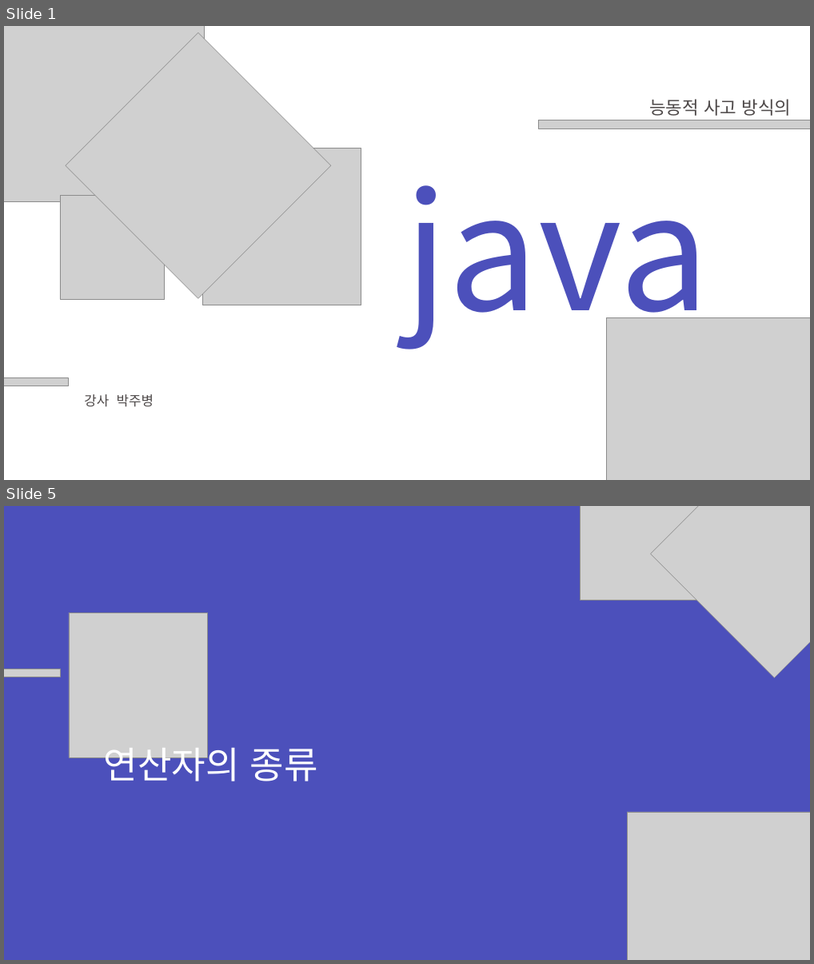
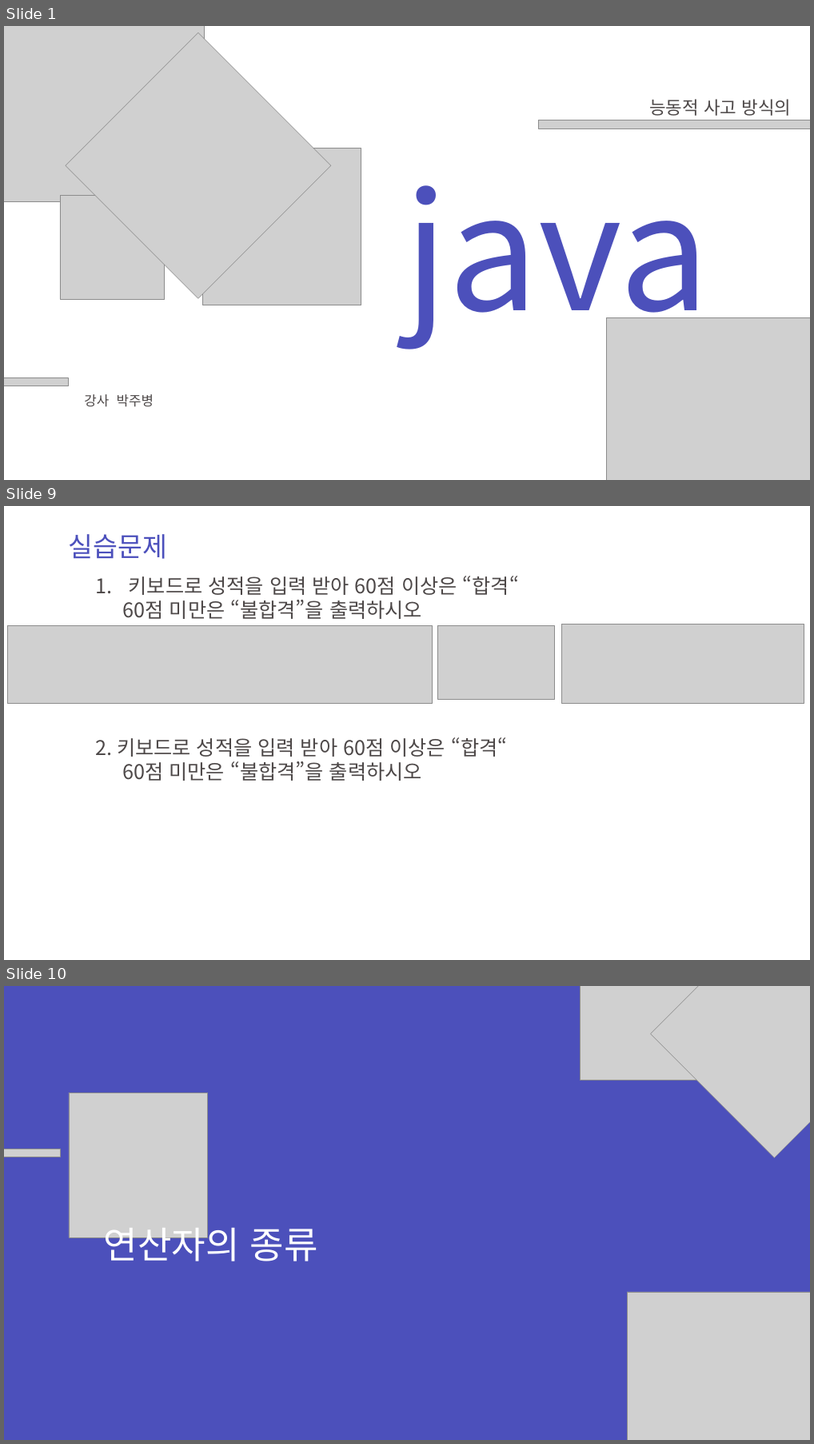
Before and after one commit to zest132/JavaLecture, a slide deck: JavaLecture/LectureFile/java 3강.pptx. Shown one above the other, each under a label of ours: slides 1 and 5 before the commit, slides 1, 9 and 10 after it; the slides between them are not shown. The pictures are 814x964 and 814x1444 pixels, drawn with LibreOffice and Linux fonts; fonts in the diff are those of the drawing; grey boxes stand for pictures. Boxes give left, top, right and bottom in pixels: in the first picture for what was removed or moved away, otherwise in the second. Text is boxed around its words. In the diff, an @@ line names an element or a change of style, - is before the commit and + after.

```diff
--- a/JavaLecture/LectureFile/java 3강.pptx
+++ b/JavaLecture/LectureFile/java 3강.pptx
@@ slide 9 added at box(4, 506, 810, 960), background #FFFFFF @@
@@ text added at box(69, 534, 168, 559), 48 pt, text #4C50BC @@
+실습문제
@@ text added at box(123, 576, 519, 619), 36 pt, text #4D4848 @@
+1. 키보드로 성적을 입력 받아 60점 이상은 “합격“
+60점 미만은 “불합격”을 출력하시오
@@ picture added at box(7, 625, 432, 703) @@
@@ picture added at box(438, 625, 555, 699) @@
@@ picture added at box(562, 624, 804, 703) @@
@@ text added at box(95, 737, 507, 780), 36 pt, text #4D4848 @@
+2. 키보드로 성적을 입력 받아 60점 이상은 “합격“
+60점 미만은 “불합격”을 출력하시오
@@ what was slide 5 is now slide 10 @@
```
Also in this commit, not shown: 1 slide changed, 6 other slides added, 2 slides removed, 5 other files.
